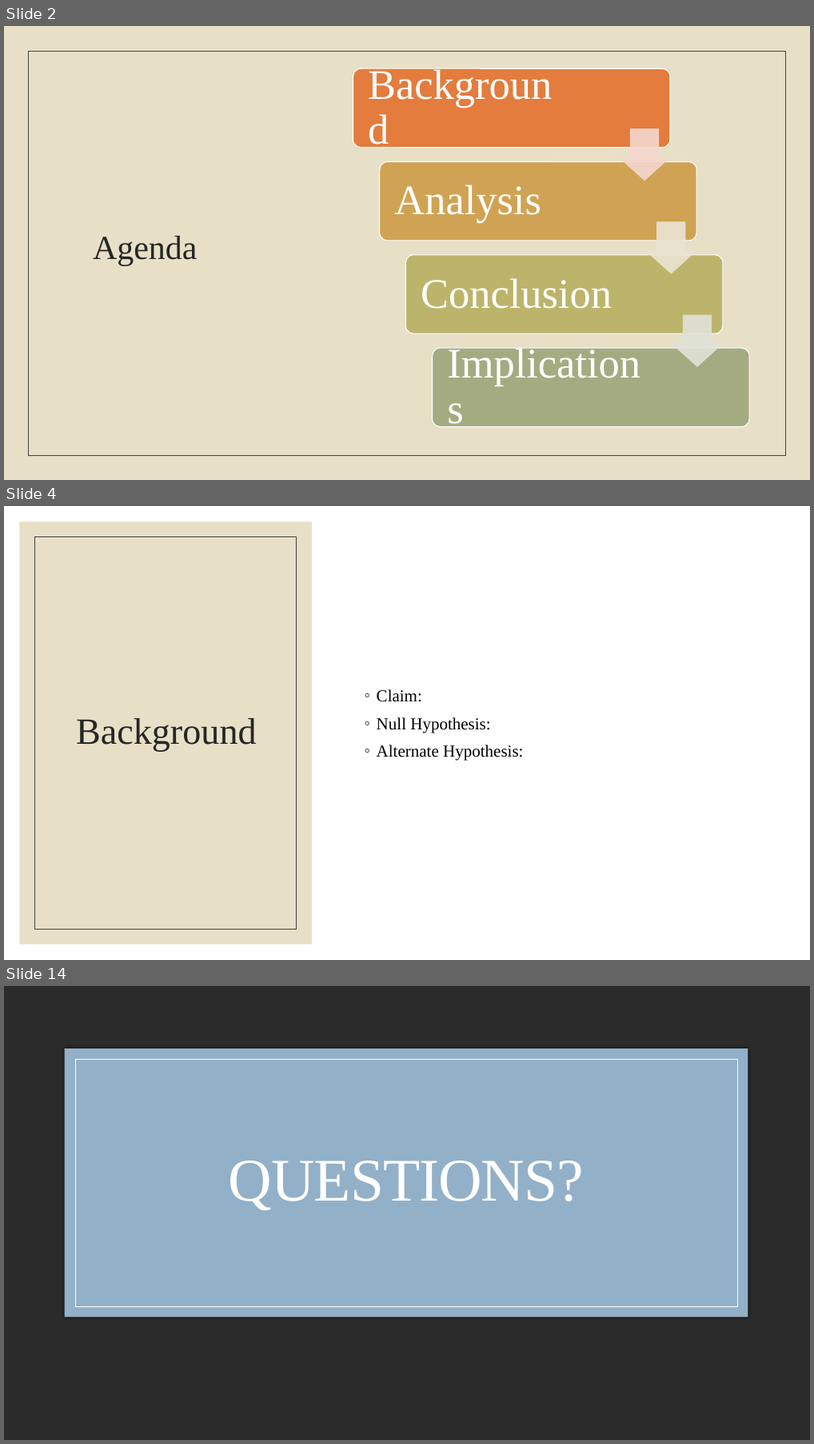
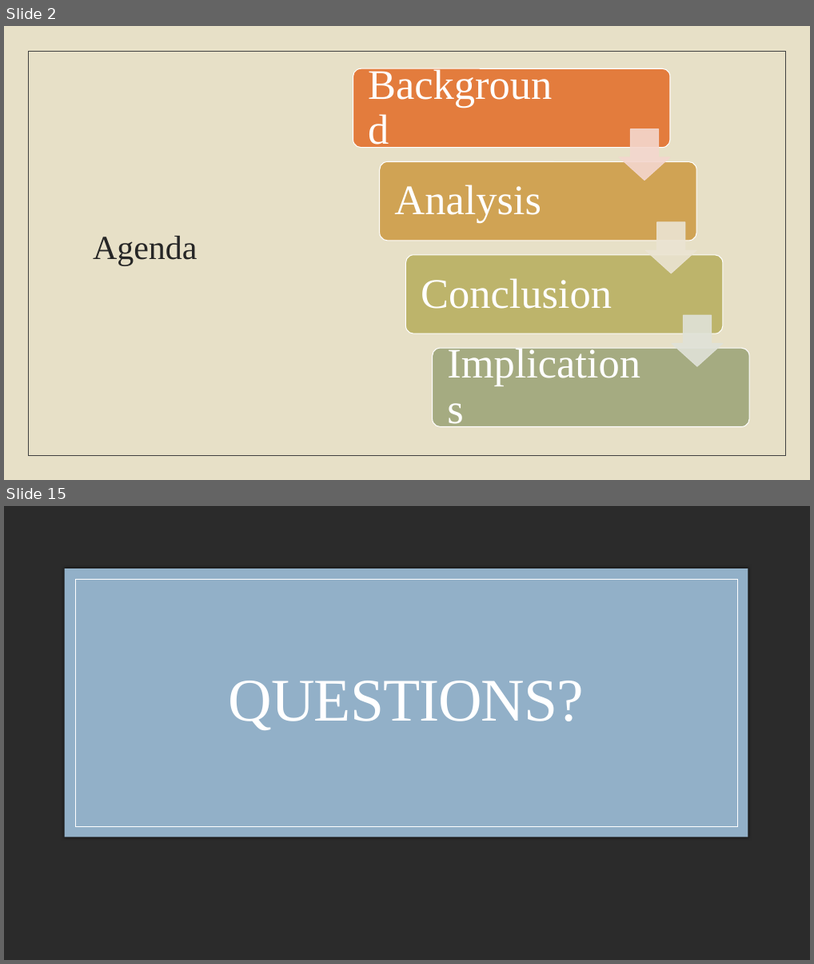
Before and after one commit to laurenemilyto/film_adapatation_success, a slide deck: Steg_pres.pptx. Shown one above the other, each under a label of ours: slides 2, 4 and 14 before the commit, slides 2 and 15 after it; the slides between them are not shown. The pictures are 814x1444 and 814x964 pixels, drawn with LibreOffice and Linux fonts; fonts in the diff are those of the drawing; background and template pictures are left out; a plain dark background stands for a picture behind light text. Boxes give left, top, right and bottom in pixels: in the first picture for what was removed or moved away, otherwise in the second. Text is boxed around its words. In the diff, an @@ line names an element or a change of style, - is before the commit and + after.

```diff
--- a/Steg_pres.pptx
+++ b/Steg_pres.pptx
@@ slide 4 removed at (4,506,810,960), background #FFFFFF @@
@@ rectangle removed at (4,506,810,960) @@
@@ rectangle removed at (20,522,312,944) @@
@@ rectangle removed at (35,537,297,929) @@
@@ text removed at (377,689,523,760) @@
-◦ Claim:
-◦ Null Hypothesis:
-◦ Alternate Hypothesis:
@@ title removed at (76,718,257,752) @@
-Background
@@ what was slide 14 is now slide 15 @@
```
Also in this commit, not shown: 6 slides changed, 7 slides added, 5 other slides removed, 1 other file.
